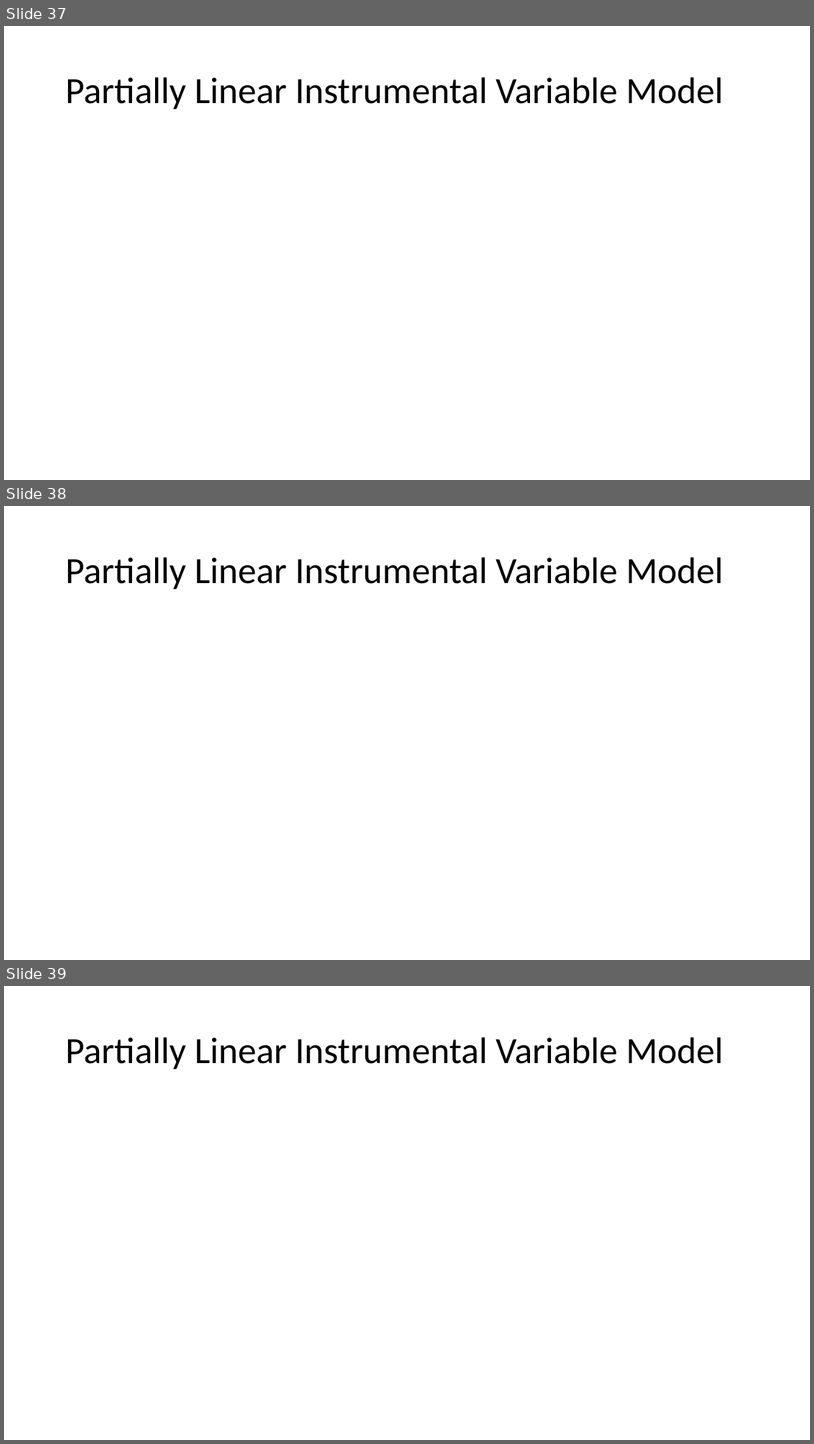
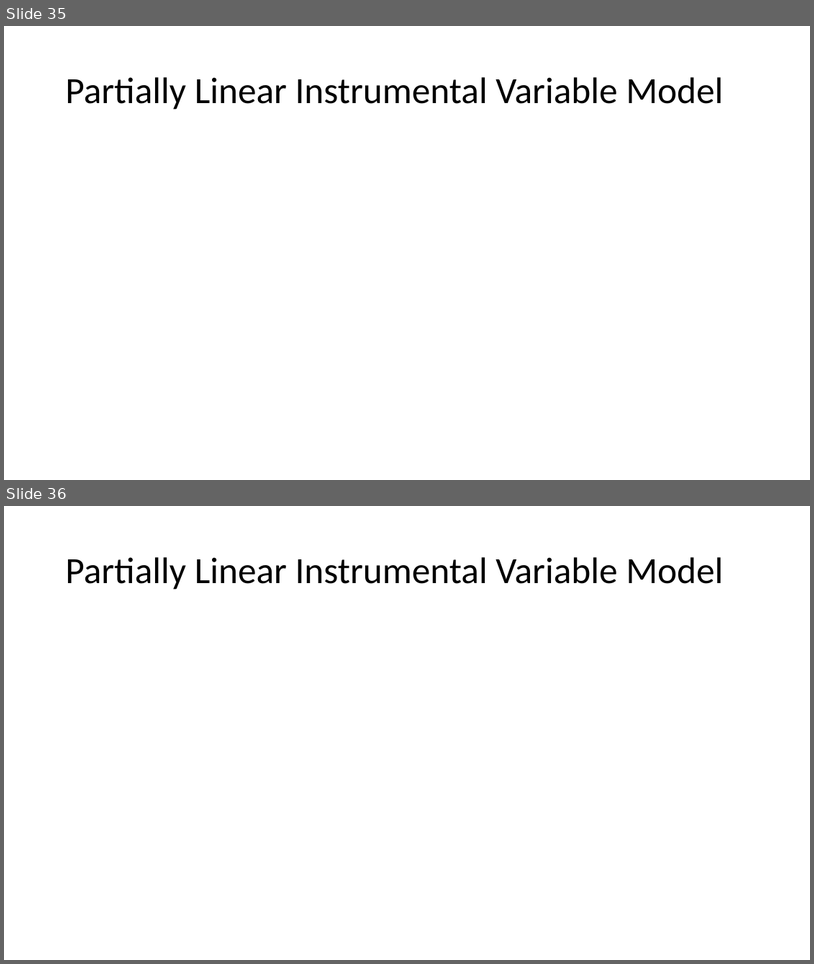
Before and after one commit to stanford-msande228/winter23, a slide deck: MSANDE228_Lecture14_Unobserved_Confounding.pptx. Shown one above the other, each under a label of ours: slides 37, 38 and 39 before the commit, slides 35 and 36 after it. The pictures are 814x1444 and 814x964 pixels, drawn with LibreOffice and Linux fonts; fonts in the diff are those of the drawing; grey boxes stand for pictures. Boxes give left, top, right and bottom in pixels: in the first picture for what was removed or moved away, otherwise in the second. Text is boxed around its words. In the diff, an @@ line names an element or a change of style, - is before the commit and + after.

```diff
--- a/MSANDE228_Lecture14_Unobserved_Confounding.pptx
+++ b/MSANDE228_Lecture14_Unobserved_Confounding.pptx
@@ slide 38 removed at (x1=4, y1=506, x2=810, y2=960), background #FFFFFF @@
@@ title removed at (x1=65, y1=557, x2=723, y2=590) @@
-Partially Linear Instrumental Variable Model
@@ what was slide 37 is now slide 35 @@
@@ what was slide 39 is now slide 36 @@
```
Also in this commit, not shown: 2 slides changed, 2 slides added, 4 other slides removed, 1 other file.
